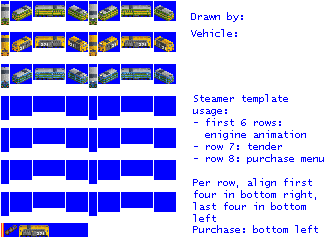
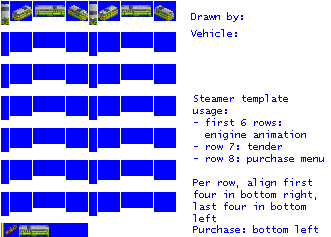
Comparing the layer stacks of the two 331px x 237px images. Changes:
painted on "empty.png" over bbox(1, 35, 174, 237)
